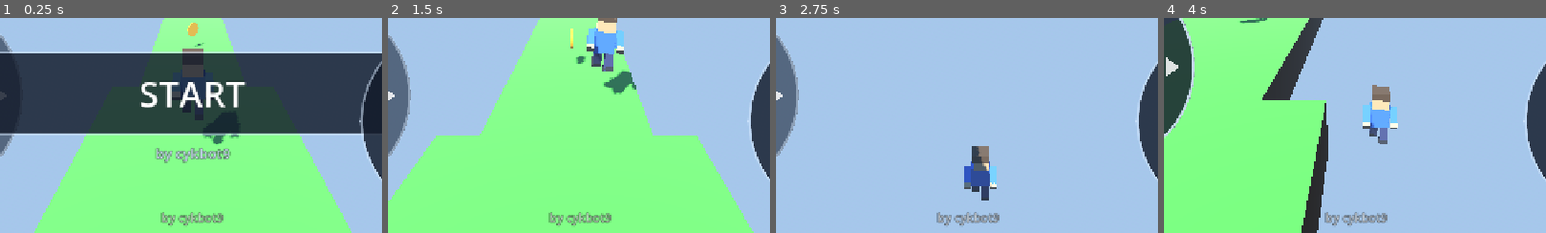
Above: before the commit, frames 1-4 (left to right).
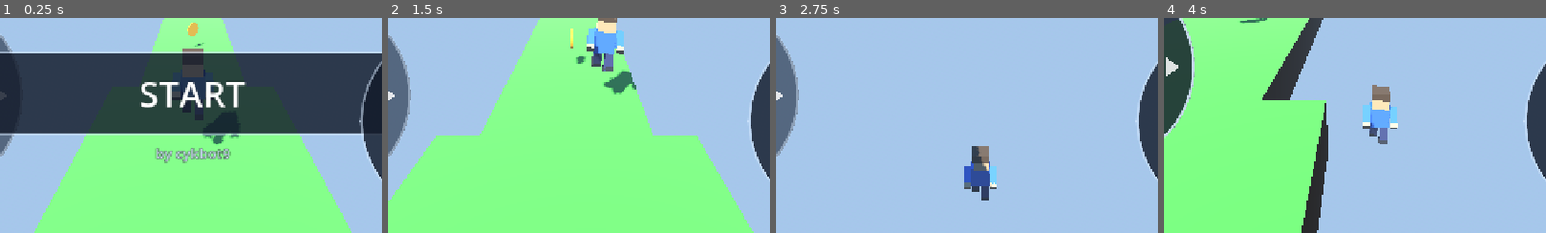
Above: after the commit, the same moments.

Repository: cykgames/001-parkour
Game: Godot game, scene res://Main.tscn
Same seed, same stepped clock (60 frames per second), same inputs: the game is played once before the commit and once after it. Sound files missing from this copy of the repository are replaced by a short silence.
Inputs (mouse positions are % of the whole screen's width and height, from its top left):
- Up to frame 1 (0.25 s): no input
- Up to frame 2 (1.5 s): click "START" at 0.5 s; move the mouse to (72, 45) at 1.27 s; hold Right (move_right) from 1.28 s (still down); tap Space (jump) at 1.35 s; click (72, 45) at 1.42 s
- Up to frame 3 (2.75 s): tap Space (jump) at 1.52, 1.82 s; release Right (move_right) at 2 s; drag from (30, 55) to (45, 70) at 2.02 s
- Up to frame 4 (4 s): move the mouse to (60, 28) at 2.77 s; hold Right (move_right) 2.78-3.5 s; tap Space (jump) at 2.85 s; click (60, 28) at 2.92 s; drag from (45, 70) to (20, 35) at 3.52 s
The pictures show only the part of the screen within x 25-75%, y 50-100%; the shares and areas given below are measured in that part.

The runs differ from the first frame. In frame 1, 0.6% of the frame differs, in the area x 42-59%, y 90-97%; in frame 2, 0.6%; in frame 3, 0.6%; in frame 4, 0.6%.

Commit message:
001-parkour: docs review (cykbot9) - fix portrait/save-path facts, dedup in-game credit

Diff:
--- a/HUD.gd
+++ b/HUD.gd
@@ -124,18 +124,6 @@
 	_pause_button.custom_minimum_size = Vector2(76, 56)
 	_pause_button.pressed.connect(toggle_pause)
 	bar.add_child(_pause_button)
-
-	# Author credit (bottom-center, in the gap between joystick and jump key).
-	var credit := _mk_label("by cykbot9", 20)
-	credit.horizontal_alignment = HORIZONTAL_ALIGNMENT_CENTER
-	credit.add_theme_color_override("font_color", Color(1, 1, 1, 0.55))
-	credit.set_anchors_preset(Control.PRESET_CENTER_BOTTOM)
-	credit.offset_left = -120.0
-	credit.offset_right = 120.0
-	credit.offset_top = -40.0
-	credit.offset_bottom = -12.0
-	credit.mouse_filter = Control.MOUSE_FILTER_IGNORE
-	add_child(credit)
 
 	# Anchored joystick (bottom-left zone): swipe anywhere in the zone to
 	# strafe; the disc stays near home and only leans a little when the thumb
Not shown, changed: docs/PUBLISH_CHECKPOINT.md
